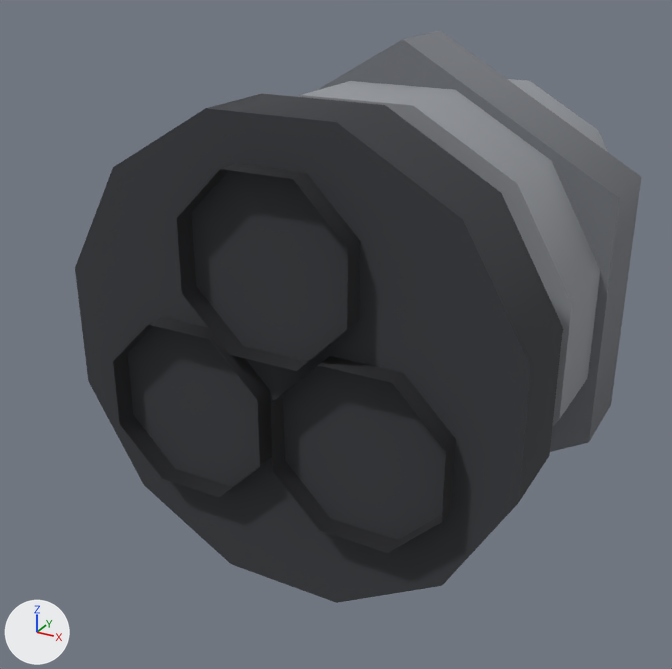
What one commit did to the OBJ model src/main/resources/assets/apocalypse_firstlight/models/block/power_cable/arm_plug_north.obj.
Camera for both pictures: a camera (50 mm lens) standing at (0.741, -0.673, 0.717) and looking at (0.479, -0.197, 0.479). Arrows for +X, +Y and +Z are at lower left; the lights stay in place. The older version comes first. Where no turn or scale is listed for an object, it has been applied to the vertices. Vertices at exactly the same position are counted once.

Before the edit, the objects in view are built like this:
```python
me_arm_plug_north = bpy.data.meshes.new('arm_plug_north')
me_arm_plug_north.from_pydata(...)  # 140 vertices, 150 faces; spans x 0.364..0.636, y -0.312..0.0, z 0.344..0.656
me_arm_plug_north.materials.append(mat_cable)  # picture img_power_cable
ob_arm_plug_north = bpy.data.objects.new('arm_plug_north', me_arm_plug_north)
ob_arm_plug_north.location = (0.0, 0.0, 0.0)
```
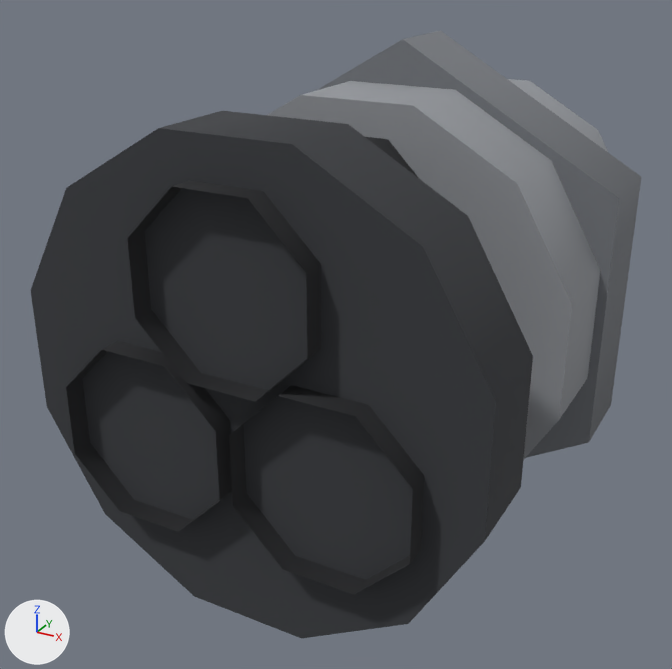
The change in detail:
me_arm_plug_north is used by ob_arm_plug_north; location (0.0, 0.0, 0.0).
me_arm_plug_north had 140 vertices, 150 faces and spanned x 0.364..0.636, y -0.312..0.0, z 0.344..0.656.
me_arm_plug_north now has 140 vertices, 150 faces and spans x 0.365..0.635, y -0.35..0.0, z 0.344..0.656.
me_arm_plug_north part 1: the loose piece of 26 vertices spanning x 0.364..0.636, y -0.3..-0.25, z 0.364..0.636 is scaled about its middle by (0.978, 1, 0.978), then moved by (0.0, -0.037, 0.0).
me_arm_plug_north part 2: all 24 vertices in x 0.398..0.602, y -0.312, z 0.42..0.61 are moved by (0.0, -0.037, 0.0).

Pixel boxes [x1, y1, x2, y2] of what changed, in the pictures (672 x 669 px; the box of a moved part takes in the faces that stretch with it):
'arm_plug_north', reshaped (8% wider, 6% taller): before [75, 31, 641, 603]; after [31, 31, 641, 639]
part 1 of me_arm_plug_north, moved or reshaped: before [75, 94, 563, 603]; after [31, 111, 533, 639]
part 2 of me_arm_plug_north, moved or reshaped: before [113, 164, 456, 553]; after [66, 137, 424, 595]
